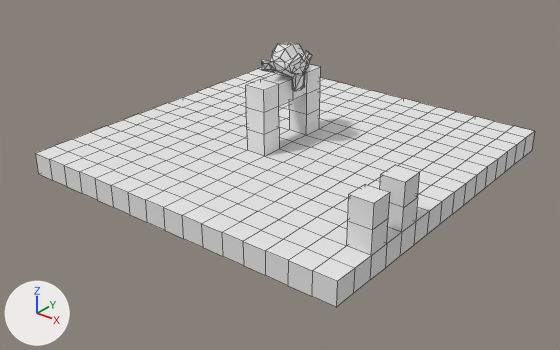
An edit to the Blender file cube/resource/level02.blend, drawn before and after from the same camera.
The view is the same before and after, from a 50 mm lens placed at (19.6, -25.5, 13.9), pointed at (0.4, -1.4, -1.0). The axes (+X, +Y, +Z) are drawn at lower left. The lights are the same throughout. Mesh edges are drawn as thin lines.

The first picture shows 'level02'.
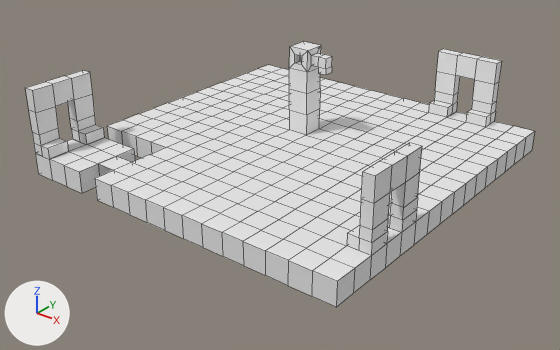
Boxes [x1, y1, x2, y2] around the edits, measured in the pictures (560 x 350 px; the box of a moved part takes in the faces that stretch with it):
'level02', reshaped: before [35, 43, 534, 307]; after [26, 42, 534, 307]
part 1 of me_plane, added: after [26, 70, 104, 159]
part 2 of me_plane, added: after [428, 49, 502, 127]
part 3 of me_plane, deleted: before [261, 43, 312, 91]
part 4 of me_plane, built on: before [246, 64, 429, 293]; after [248, 42, 429, 293]
part 5 of me_plane, moved or reshaped: before [36, 126, 166, 200]; after [79, 126, 166, 193]
part 6 of me_plane, deleted: before [429, 107, 494, 127]

Patch to the scene script:
```diff
--- a/cube/resource/level02.blend.py
+++ b/cube/resource/level02.blend.py
@@ me_plane @@
 # used by ob_level02; location = (0.0, 0.0, 0.0)
 # verts and faces of me_plane; kept vertices keep their numbers, new ones are numbered from 484
 # before: 137 (4.0, 8.0, 0.0) at pixel (456, 111), 158 (6.0, 8.0, 0.0) at pixel (494, 121), 206 (5.0, 8.0, 0.0) at pixel (475, 116), 219 (4.0, 7.0, 0.0) at pixel (446, 117), 227 (3.0, 8.0, 0.0) at pixel (438, 107)
 # before: 308 (6.0, 7.0, 0.0) at pixel (485, 127), 312 (5.0, 7.0, 0.0) at pixel (465, 122), 352 (3.0, 7.0, 0.0) at pixel (428, 112)
-me_plane.from_pydata(...)  # 484 vertices, 490 faces; spans x -8.0..8.0, y -8.0..8.0, z -1.0..4.5
+me_plane.from_pydata(...)  # 561 vertices, 500 faces; spans x -8.0..8.0, y -8.0..8.0, z -1.0..4.0
+# me_plane part 1: a new loose piece of 48 vertices spanning x -8.0..-7.0, y -8.0..-5.0, z 0.0..3.0, in mat_material_001 (white #e7e7e7)
+# me_plane part 2: a new loose piece of 48 vertices spanning x 3.0..6.0, y 7.0..8.0, z 0.0..3.0, in mat_material_001 (white #e7e7e7)
+# me_plane part 3: the loose piece of 87 vertices spanning x -1.1..0.6, y -1.3..1.3, z 2.6..4.5 is deleted
+# me_plane part 4
+# 22 vertices are removed from x -1.0..7.0, y -6.0..0.0, z 1.0..3.0
+# 50 faces are deleted
+# 2 vertices move from x 7.0, y -6.0..-3.0, z 2.0 to x 8.0, y -6.0..-3.0, z 3.0
+# 20 vertices are added at x -0.7..7.0, y -6.0..1.6, z 0.0..3.7
+# 14 new vertices lie (-0.5, 0.0, 0.0) away from vertices in x 7.0..8.0, y -6.0..-3.0, z 0.0..2.0
+# 12 new vertices lie (0.0, 0.0, 0.5) away from vertices in x 7.0..8.0, y -6.0..-3.0, z 0.0
+# 12 new vertices lie (0.0, 0.0, 1.0) away from vertices in x -1.0..8.0, y -6.0..2.0, z -1.0..3.0
+# 16 new vertices lie (0.0, 0.4, 0.0) away from vertices in x -0.7..0.8, y 1.0..1.6, z 3.0..3.7
+# 94 new faces join them
+# me_plane part 5
+# 11 faces are deleted
+# 4 vertices are added at (-4.0, -6.0, 0.0), (-5.0, -7.0, 0.0), (-5.0, -6.0, 0.0), (-4.0, -7.0, 0.0)
+# 12 new vertices lie (0.0, 0.0, -1.0) away from vertices in x -7.0..-4.0, y -7.0..-4.0, z 0.0
+# 15 new faces join them
+# me_plane part 6
+delete_faces([(137, 227, 352, 219), (158, 206, 312, 308)])
 me_plane.materials.append(mat_material_001)
```
